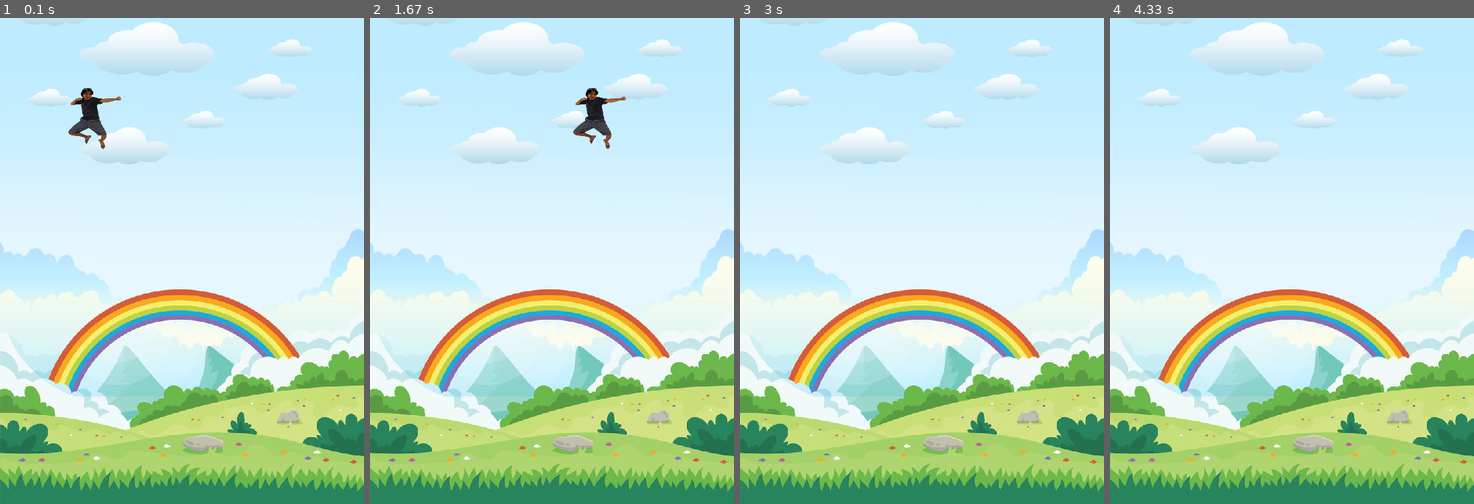
Above: before the commit, frames 1-4 (left to right).
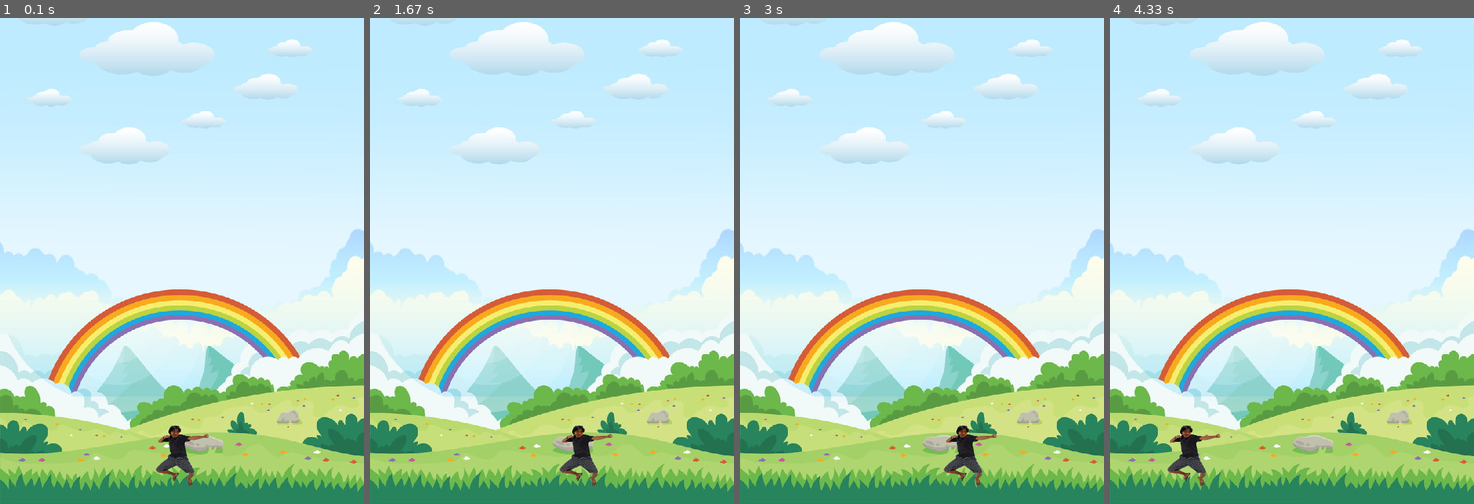
Above: after the commit, the same moments.

Repository: insper-classroom/devlife-23-1-projeto-pygame-henrique-junqueira-luca-feltrin
Game: pygame game, started from jogo.py
The game is run twice, just before and just after one commit, with the same random seed, the same clock (stepped at 60 frames per second) and the same inputs.
Inputs:
- Up to frame 1 (0.1 s): no input
- Up to frame 2 (1.67 s): hold D 0.33-0.8 s; hold D 0.83-1.3 s; hold A from 1.33 s (still down)
- Up to frame 3 (3 s): release A at 1.87 s; hold A 1.9-2.3 s; hold D 2.33-2.97 s
- Up to frame 4 (4.33 s): hold A 3-3.47 s; hold D 3.5-3.97 s; hold D from 4 s (still down)

The runs differ from the first frame. In frame 1, 1.3% of the frame differs, in the area x 18-58%, y 14-97%; in frame 2, 1.3%, in the area x 52-71%, y 14-97%; in frame 3, 0.6%; in frame 4, 0.6%.

Commit message:
Anda pros Lado, HTML e CSS

Diff:
--- a/funcoes.py
+++ b/funcoes.py
@@ -11,20 +11,39 @@
 
         self.assets = {
             'imagem_fundo': imagem_fundo,
-            'toshi':imagem_toshi
+            'toshi':imagem_toshi,
+            't0' : 0,
+            'tempo': 0
         }
 
-        self.personagem = Personagem(self.window, [100, 100] , self.assets)
+        self.personagem = Personagem(self.window, [230, 600] , self.assets)
 
     def atualiza_estado(self):
+        t1 = pygame.time.get_ticks()
+        tempo = t1- self.assets['t0'] if self.assets['t0']>=0 else t1
+        self.assets['t0'] = t1
+        self.assets['tempo'] = tempo
+
         for event in pygame.event.get():
             if event.type == pygame.QUIT:
                 return False
-            if event.type == pygame.KEYDOWN and event.key == pygame.K_a:
-                self.personagem.velocidade[0] +=10
+            if event.type == pygame.KEYDOWN:
+                if event.key == pygame.K_a:
+                    self.personagem.velocidade[0] -=1
+                if event.key == pygame.K_d:
+                    self.personagem.velocidade[0] +=1
+            if event.type == pygame.KEYUP:
+                if event.key == pygame.K_a:
+                    self.personagem.velocidade[0] +=1
+                if event.key == pygame.K_d:
+                    self.personagem.velocidade[0] -=1
+
+
 
 
         self.personagem.update()
+
+        self.personagem.muda_posicao()
 
         return True
 
@@ -38,8 +57,6 @@
             self.desenha()
 
 
-# toshi = Tela()
-
 class Personagem:
     def __init__(self, window, pos,assets):
         self.vida = 3
@@ -47,11 +64,17 @@
         self.rect = pygame.Rect(pos[0], pos[1], 80, 100)
         self.window = window
         self.assets = assets
-
+        self
 
     def desenha(self):
         self.window.blit(self.assets['toshi'],(self.rect.x, self.rect.y))
 
     def update(self):
-        self.rect.x += self.velocidade[0]
-        self.rect.y += self.velocidade[1]
+        self.rect.x += self.velocidade[0]*self.assets['tempo']
+        self.rect.y += self.velocidade[1]*self.assets['tempo']
+
+    def muda_posicao(self):
+        if self.rect.x >= 540:
+            self.rect.x = 1
+        if self.rect.x <= 0:
+            self.rect.x = 530
Binary file added: docs/img/imagem_jogo.jpg
Not shown, changed: docs/index.html
Not shown, added: docs/style.css
